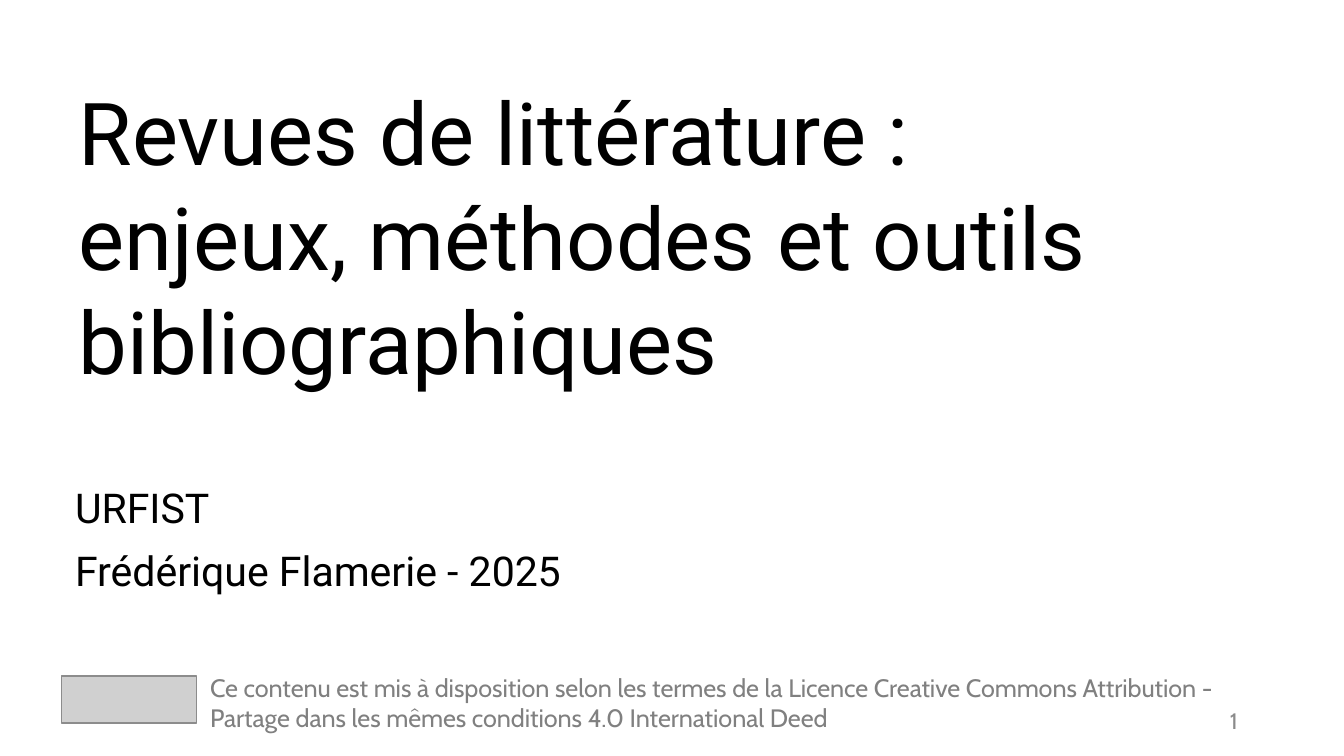
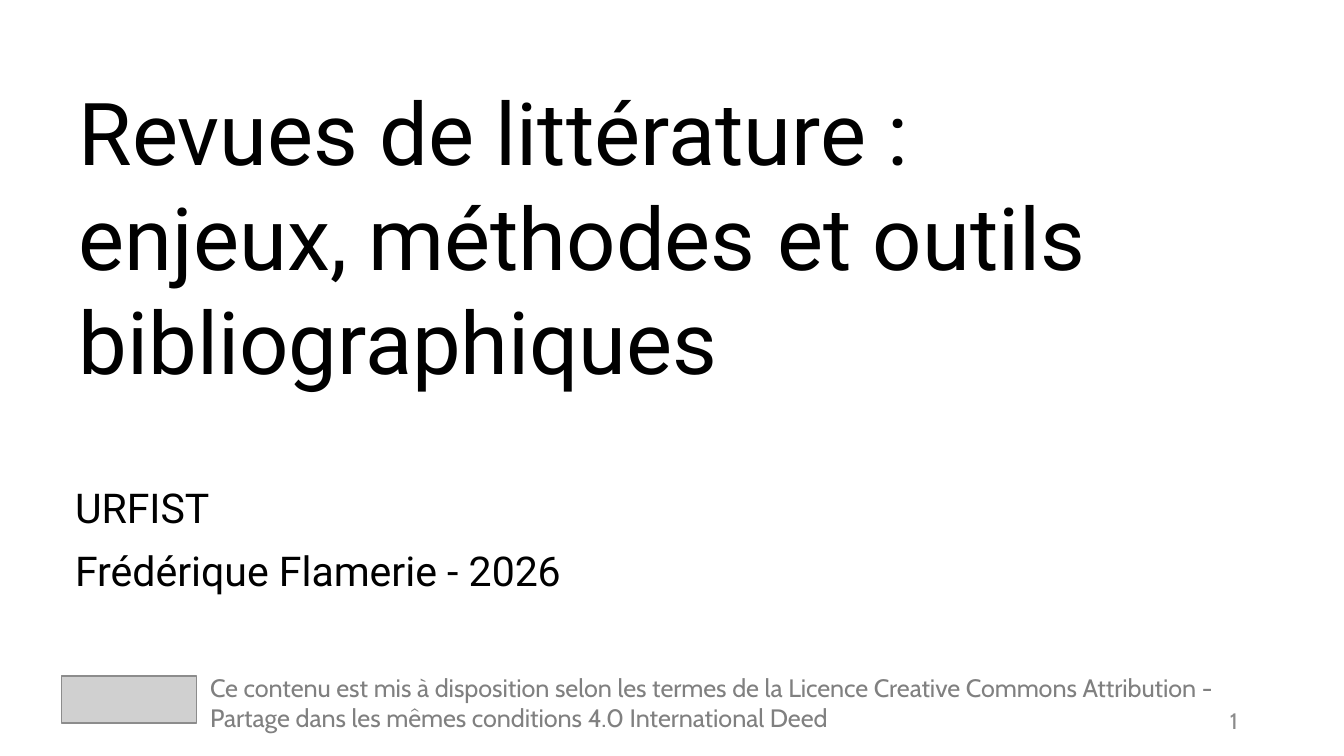
Before and after one commit to fflamerie/intro_revlit, a slide deck: slide 1 of docs/Intro_RevLit.odp. Drawn at 1344x756 pixels with LibreOffice and Linux fonts; fonts in the diff are those of the drawing; grey boxes stand for pictures. Boxes give left, top, right and bottom in pixels: in the first picture for what was removed or moved away, otherwise in the second. Text is boxed around its words. In the diff, an @@ line names an element or a change of style, - is before the commit and + after.

```diff
--- a/docs/Intro_RevLit.odp
+++ b/docs/Intro_RevLit.odp
@@ subtitle at (75, 555, 561, 595): text changed @@
-Frédérique Flamerie - 2025
+Frédérique Flamerie - 2026
```
Also in this commit, not shown: 7 other slides changed, 1 slide added, 1 slide removed, 10 other files.
